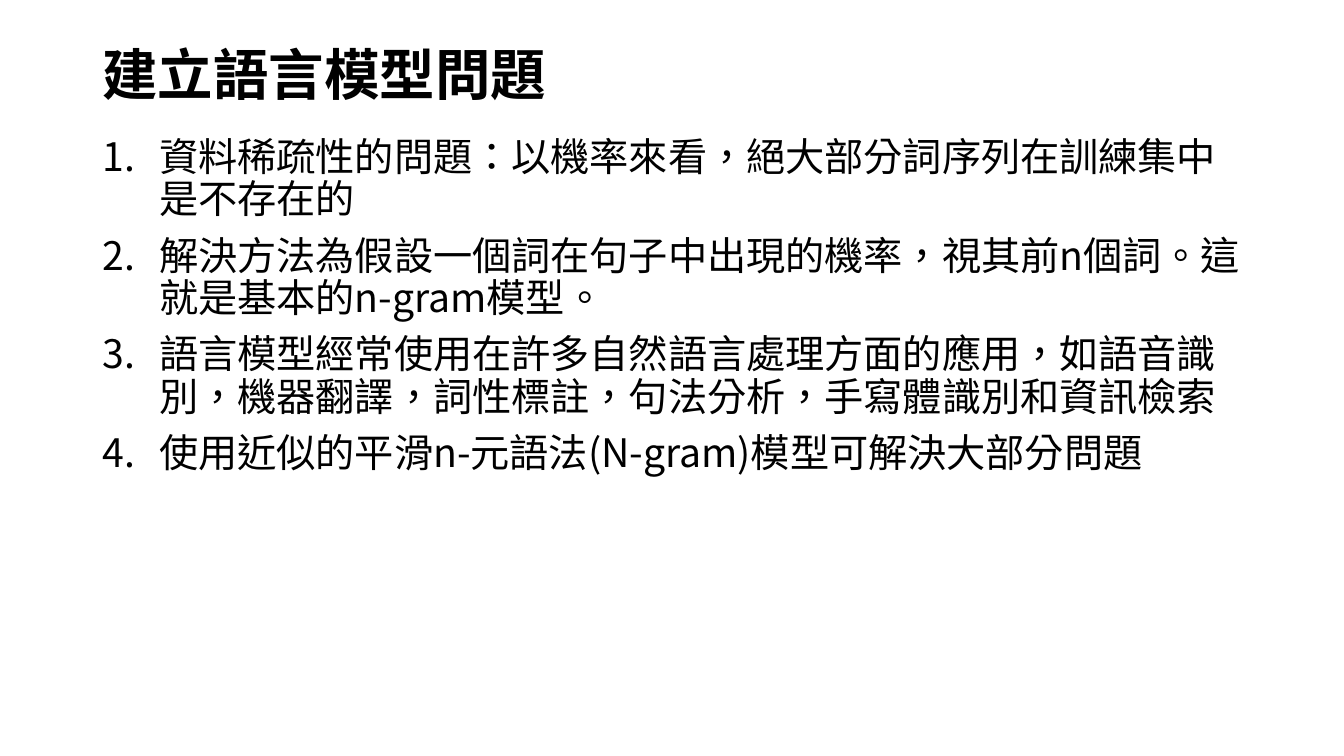
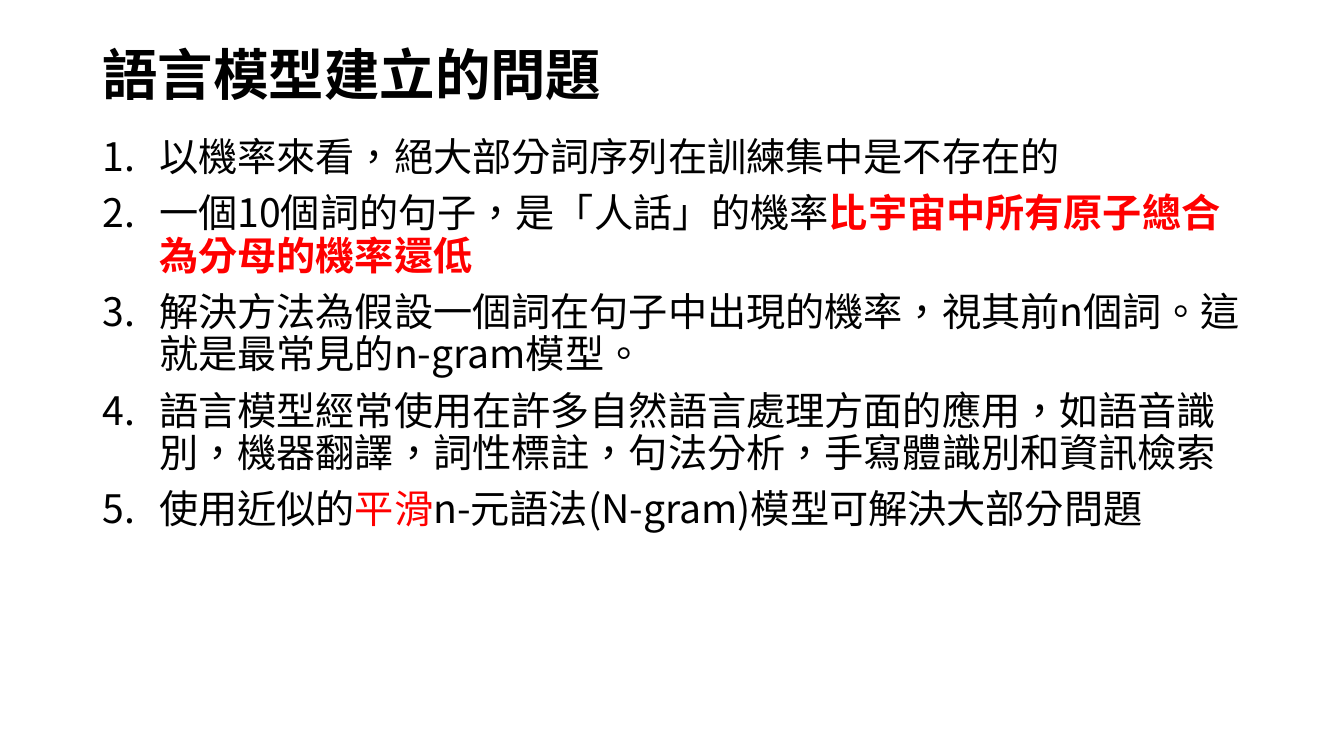
Before and after one commit to joshhu/nlp_must2022, a slide deck: slide 11 of lecture03.pptx (slide 5 before the commit). Drawn at 1344x756 pixels with LibreOffice and Linux fonts; fonts in the diff are those of the drawing. Boxes give left, top, right and bottom in pixels: in the first picture for what was removed or moved away, otherwise in the second. Text is boxed around its words. In the diff, an @@ line names an element or a change of style, - is before the commit and + after.

```diff
--- a/lecture03.pptx
+++ b/lecture03.pptx
@@ title at <box>102,47,601,100</box>: text changed @@
-建立語言模型問題
+語言模型建立的問題
@@ text at <box>159,138,1240,378</box>: text changed @@
-1. 資料稀疏性的問題：以機率來看，絕大部分詞序列在訓練集中是不存在的
-2. 解決方法為假設一個詞在句子中出現的機率，視其前n個詞。這就是基本的n-gram模型。
+1. 以機率來看，絕大部分詞序列在訓練集中是不存在的
+2. 一個10個詞的句子，是「人話」的機率比宇宙中所有原子總合為分母的機率還低
+3. 解決方法為假設一個詞在句子中出現的機率，視其前n個詞。這就是最常見的n-gram模型。
@@ text at <box>159,490,1142,533</box>: text colour #000000 to #FF0000 in "使用近似的平滑n-元語法(N-gram)模型可解決大部分問題" @@
```
Also in this commit, not shown: 3 other slides changed, 29 slides added, 13 other files.
